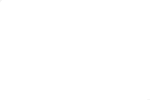
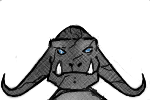
Revision of a layered 150 x 100 image; what changed, layer by layer:
added layer "Calque 10" above "Calque 9" over [0, 0, 150, 100]
